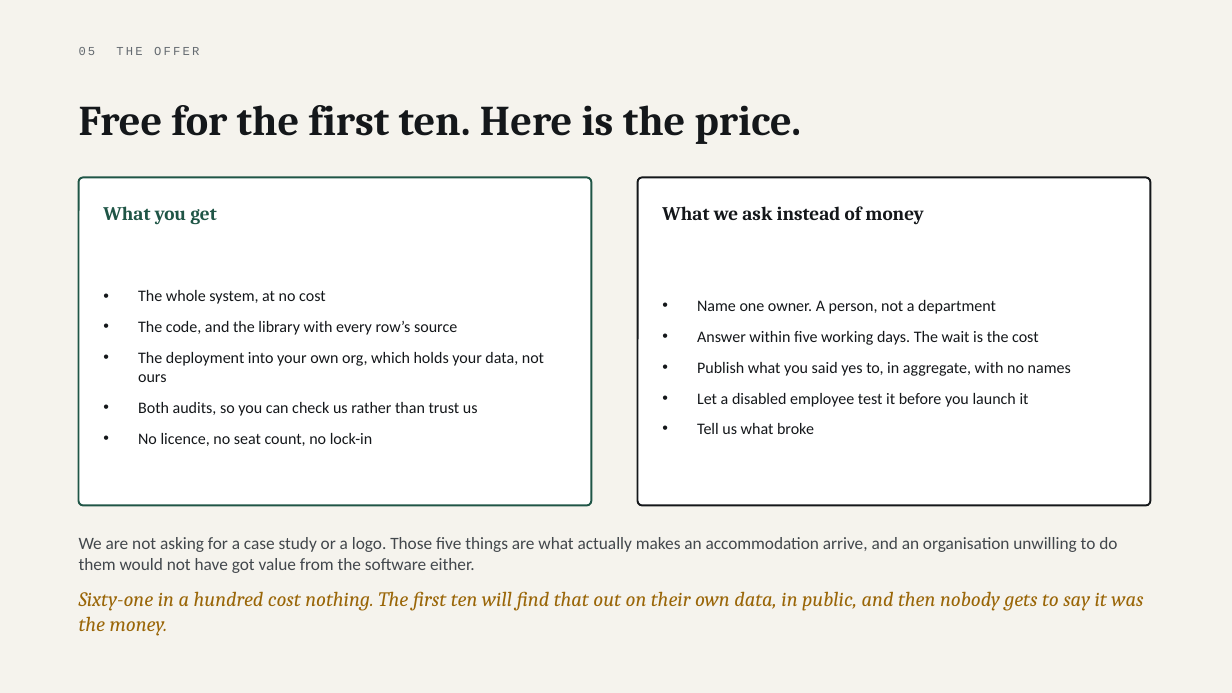
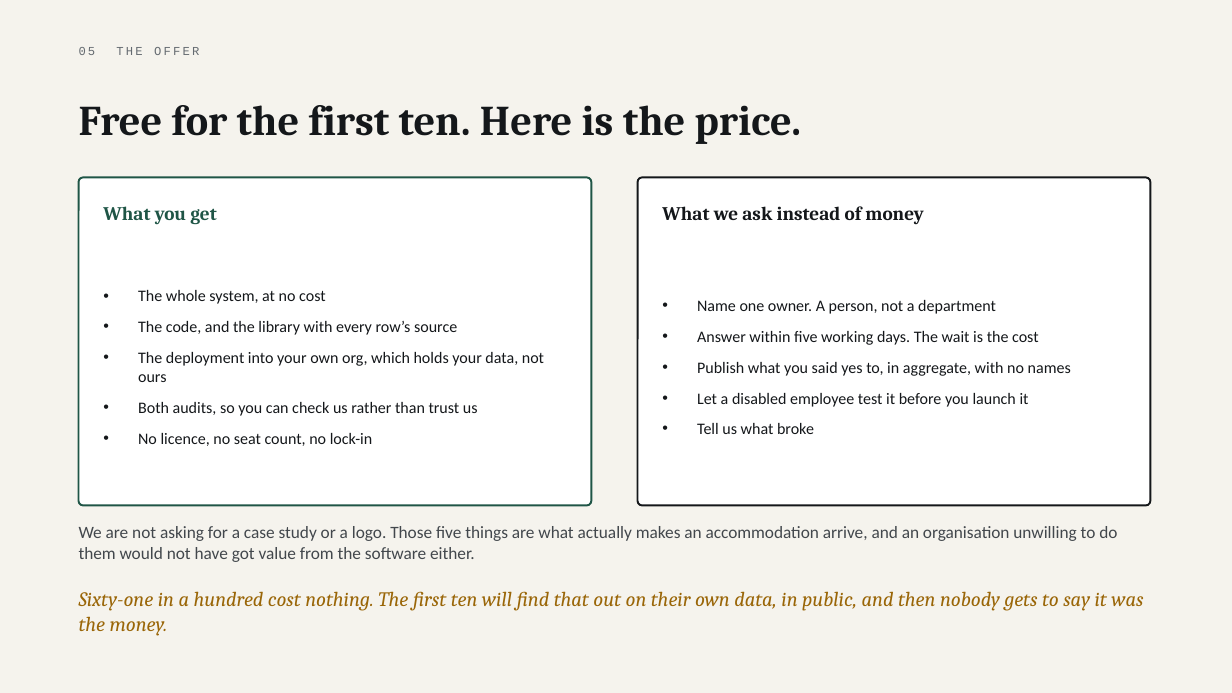
Before and after one commit to parthsevak2/curb-cut, a slide deck: slide 28 of submission/Curb-Cut.pptx. Drawn at 1232x693 pixels with LibreOffice and Linux fonts; fonts in the diff are those of the drawing. Boxes give left, top, right and bottom in pixels: in the first picture for what was removed or moved away, otherwise in the second. Text is boxed around its words. In the diff, an @@ line names an element or a change of style, - is before the commit and + after.

```diff
--- a/submission/Curb-Cut.pptx
+++ b/submission/Curb-Cut.pptx
@@ text "We are not asking for ...": place and size @@
-text "We are not asking for ..." at bbox=[79, 537, 1117, 573]
+text "We are not asking for ..." at bbox=[79, 526, 1117, 562]
```
Also in this commit, not shown: 2 other slides changed, 2 other files.
